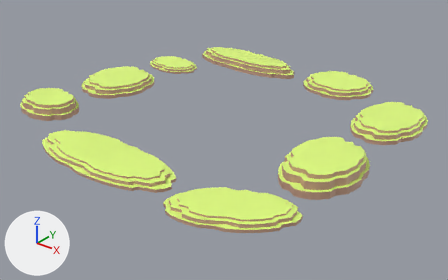
Before and after pictures for a commit that changed the OBJ model feladat/assets/models/hills.obj.
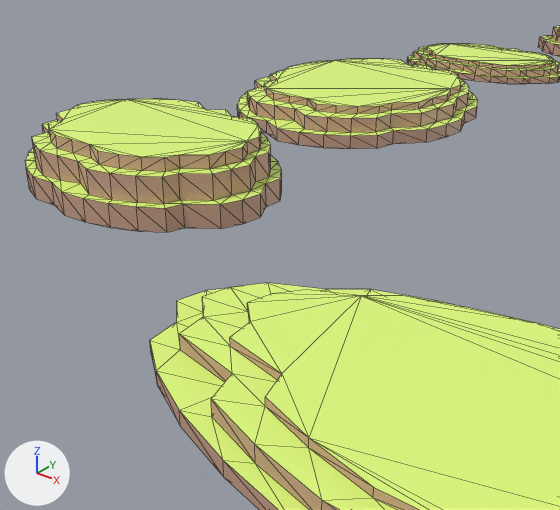
Each version is shown whole from a camera (50 mm lens) standing at (55.8, -69.5, 38.9) and looking at (1.3, -1.3, -3.4), then close up from a camera (50 mm lens) standing at (-1.1, -34.5, 10.8) and looking at (-16.9, -14.7, -1.4). Lighting does not change. The marker at lower left points along +X, +Y and +Z. The close-ups show mesh edges as thin lines. Where no turn or scale is listed for an object, it has been applied to the vertices.
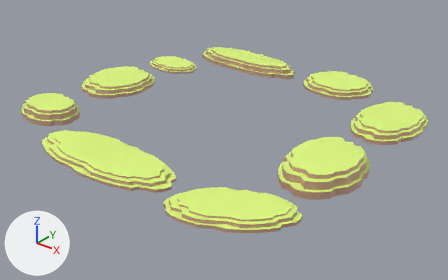
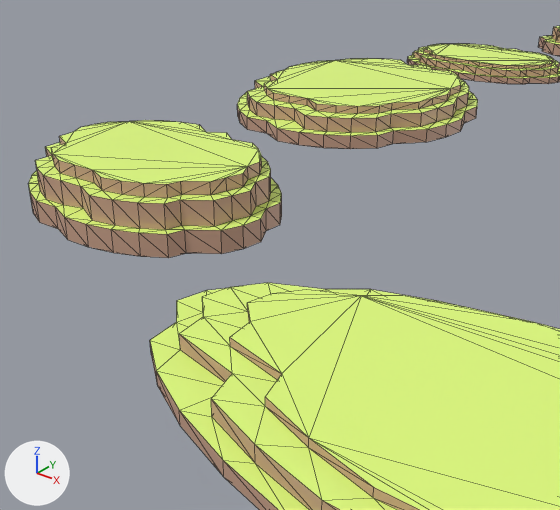
The change in detail:
me_circle_003 has 192 vertices, 380 faces and spans x -26.52..-16.23, y -20.43..-12.64, z 0.85..3.01.
me_circle_003 is used by ob_circle_003; location (0.0, 0.0, 0.0).
me_circle_003 part 1: the whole mesh is moved by (0.0, 0.0, -0.89).

What differs and where, as boxes (x1, y1, x2, y2) in the close-ups (560 x 510 px):
'Circle.003', mesh moved
    before: (25, 98, 282, 232)
    after: (29, 120, 282, 258)
